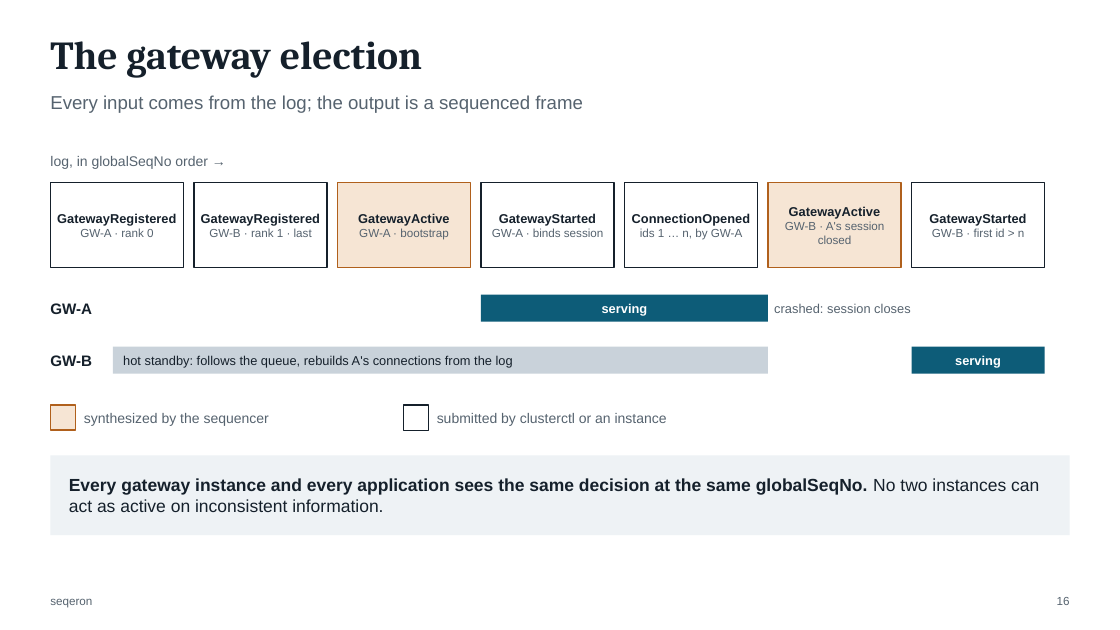
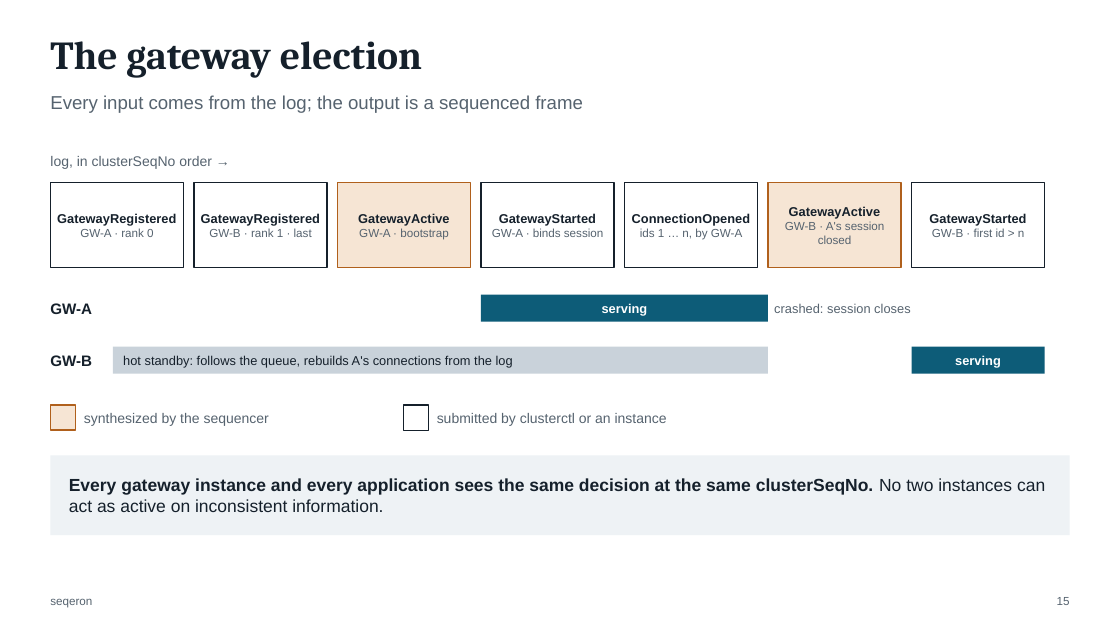
Before and after one commit to FredrikJDahlberg/seqeron, a slide deck: slide 15 of doc/presentation/seqeron-architecture.pptx (slide 16 before the commit). Drawn at 1120x630 pixels with LibreOffice and Linux fonts; fonts in the diff are those of the drawing. Boxes give left, top, right and bottom in pixels: in the first picture for what was removed or moved away, otherwise in the second. Text is boxed around its words. In the diff, an @@ line names an element or a change of style, - is before the commit and + after.

```diff
--- a/doc/presentation/seqeron-architecture.pptx
+++ b/doc/presentation/seqeron-architecture.pptx
@@ text at (50, 156, 212, 169): text changed @@
-log, in globalSeqNo order →
+log, in clusterSeqNo order →
@@ text in rectangle at (69, 478, 1045, 512): text changed @@
-Every gateway instance and every application sees the same decision at the same globalSeqNo. No two instances can act as active on inconsistent information.
+Every gateway instance and every application sees the same decision at the same clusterSeqNo. No two instances can act as active on inconsistent information.
```
Also in this commit, not shown: 16 other slides changed, 1 slide added, 31 slides removed, 60 other files.
